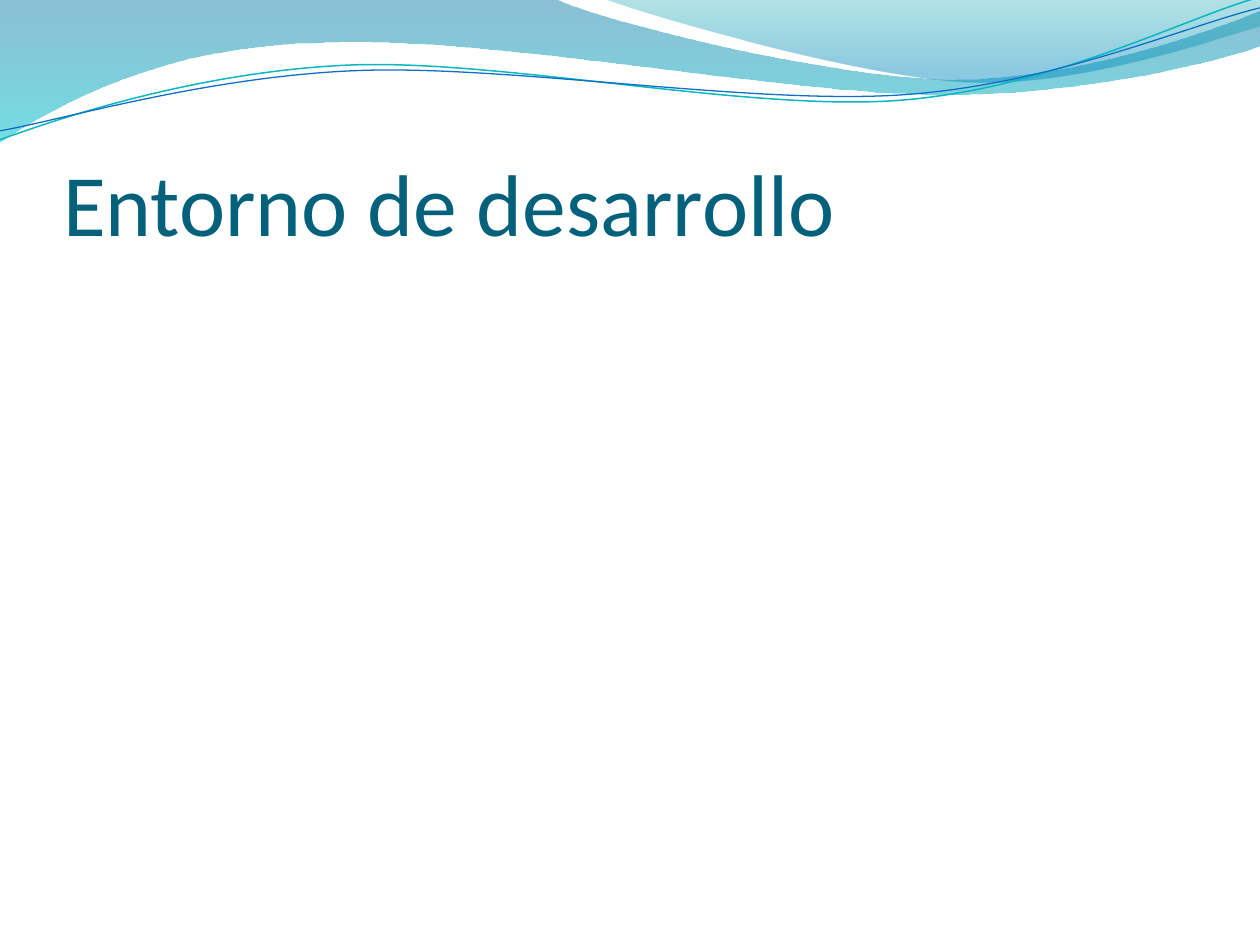
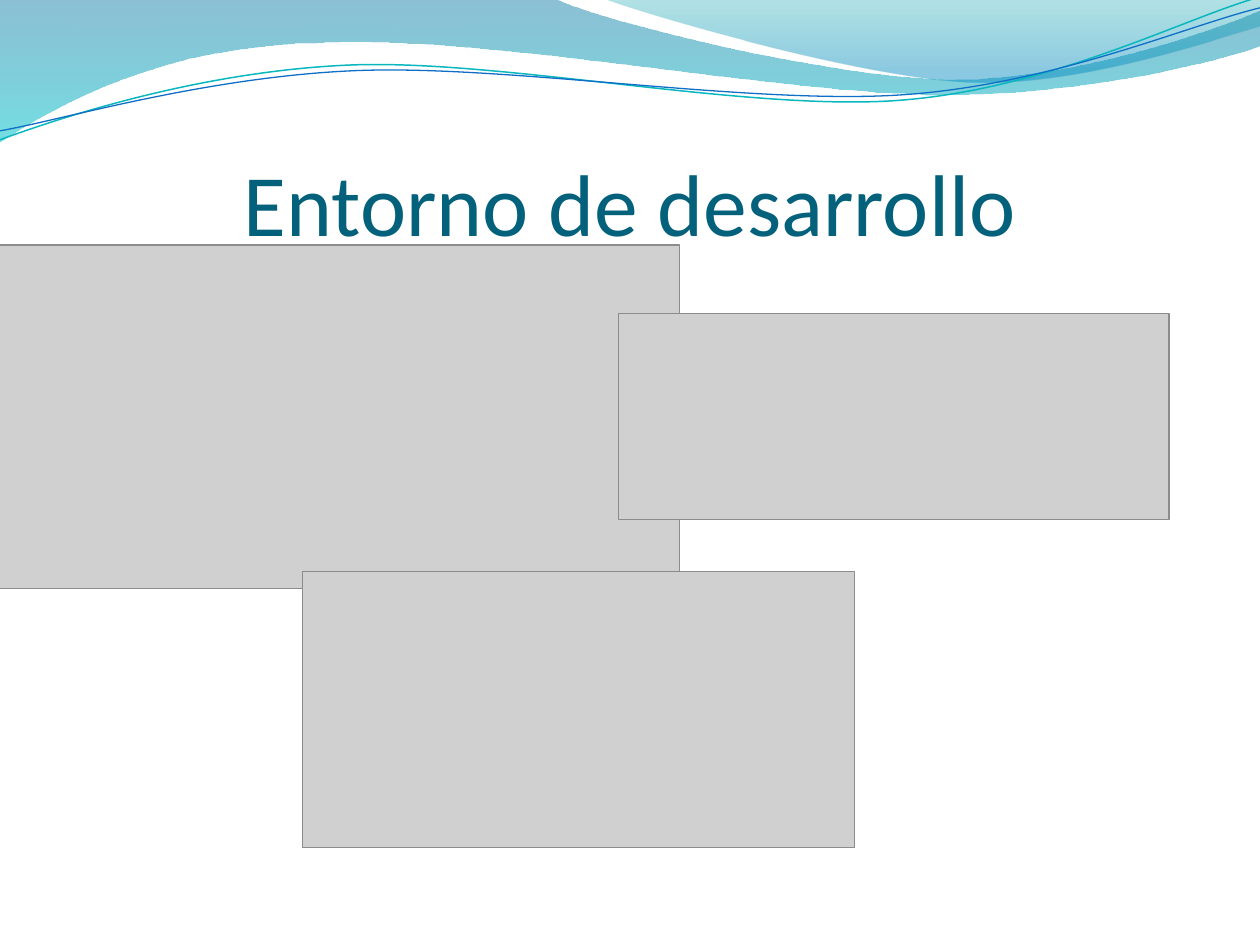
Before and after one commit to francben/proyectoDeliberyApp, a slide deck: slide 25 of Para Presentacion final.pptx (slide 11 before the commit). Drawn at 1260x945 pixels with LibreOffice and Linux fonts; fonts in the diff are those of the drawing; grey boxes stand for pictures; background and template pictures are left out. Boxes give left, top, right and bottom in pixels: in the first picture for what was removed or moved away, otherwise in the second. Text is boxed around its words. In the diff, an @@ line names an element or a change of style, - is before the commit and + after.

```diff
--- a/Para Presentacion final.pptx
+++ b/Para Presentacion final.pptx
@@ title "Entorno de desarrollo" at <box>244,175,1015,258</box>: alignment left to centre @@
@@ picture added at <box>0,244,680,588</box> @@
@@ picture added at <box>619,314,1169,520</box> @@
@@ picture added at <box>302,572,854,848</box> @@
```
Also in this commit, not shown: 10 other slides changed, 18 slides added, 2 slides removed, 2 other files.
